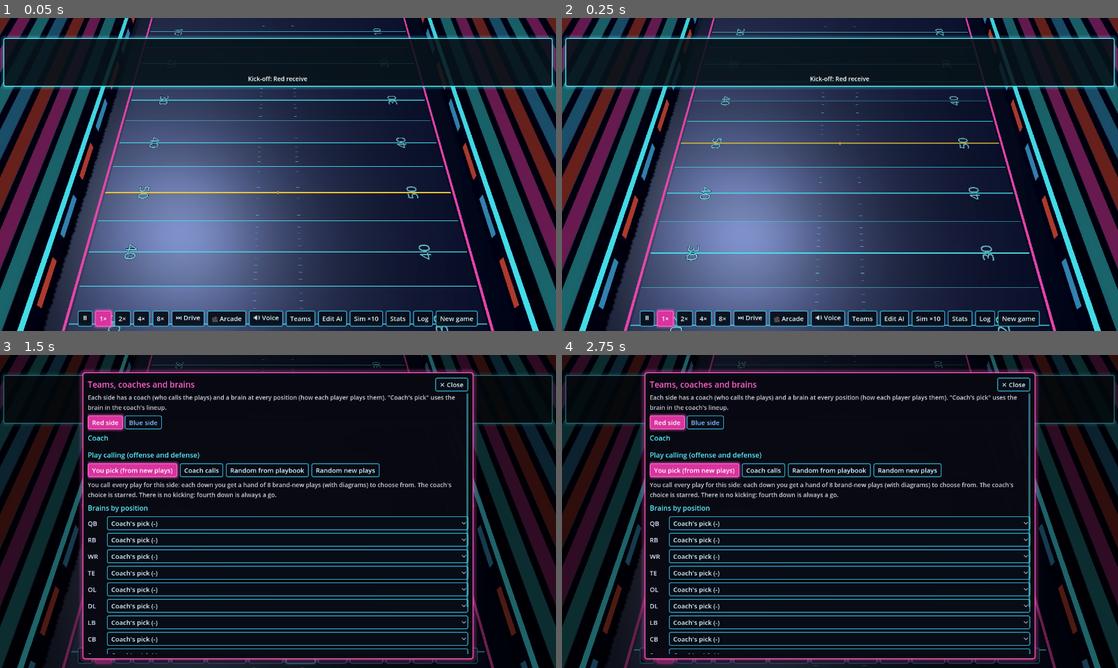
Above: before the commit, frames 1-4 (two rows, left to right).
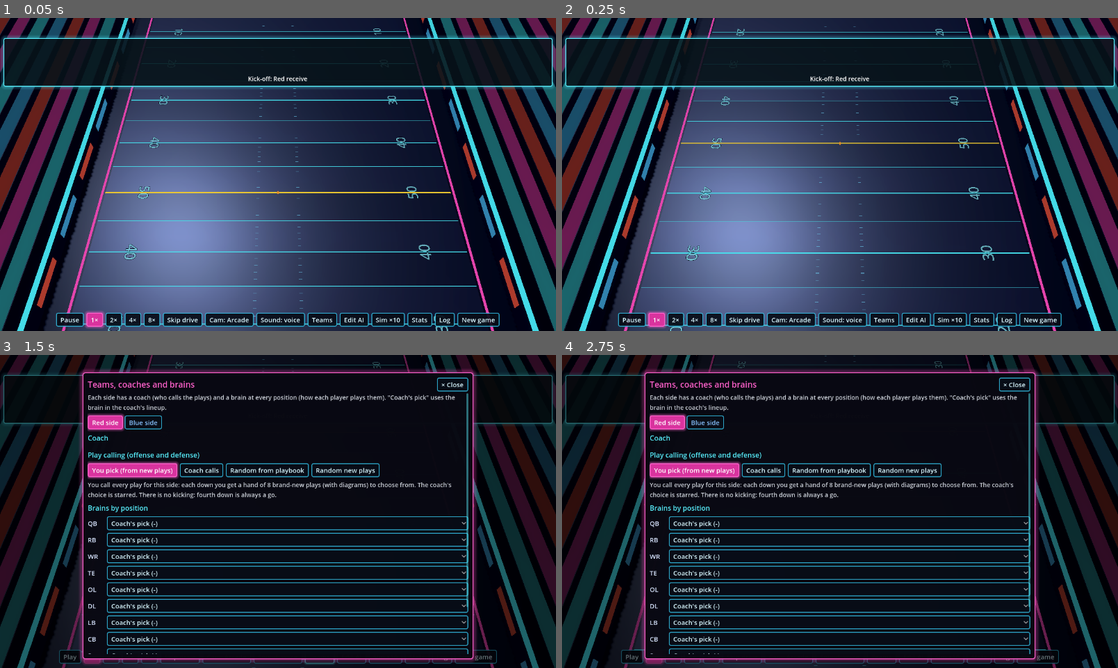
Above: after the commit, the same moments.

Repository: nathandunn/gridiron-bots
Game: Godot game, scene res://scenes/Main.tscn
Two runs of this game, one before a commit and one after it. Both use one fixed random seed, a clock stepped at 60 frames per second and the inputs below.
Inputs (mouse positions are in pixels of both pictures, inside the frame that each line leads up to):
- Up to frame 1 (0.05 s): no input
- Up to frame 2 (0.25 s): no input
- Up to frame 3 (1.5 s): click (72, 655) at 0.5 s, where only the run after the commit has a clickable "Pause"; click "Teams" at 1.25 s
- Up to frame 4 (2.75 s): click "Edit AI" at 2 s

The runs differ from the first frame. In frame 1, 2.4% of the frame differs, in the area x 10-90%, y 92-100%; in frame 2, 2.4%; in frame 3, 0.5%; in frame 4, 0.5%.
Error in both runs: Out of bounds get index '0' (on base: 'Array') (res://scripts/team.gd:14)

Commit message:
Coach's pick badge on the card; plain-text buttons (the web font has no emoji or symbols)
Co-Authored-By: Claude Opus 5.5 <noreply@anthropic.com>
Claude-Session: https://claude.ai/code/session_01HmE9FLbeVRN99oMBHaGgc2

Diff:
--- a/scripts/hud.gd
+++ b/scripts/hud.gd
@@ -201,7 +201,7 @@
 
 func show_state(g: Game) -> void:
 	for t in 2:
-		var ball := " 🏈" if g.poss == t and not g.over else ""
+		var ball := " «" if g.poss == t and not g.over else ""
 		var cn: String = (g.teams[t]["coach"] as Coach).name
 		_score[t].text = ("%s %d%s" % [cn, g.score[t], ball]) if t == 0 else ("%s%s %d" % [ball, cn, g.score[t]])
 	var s := maxi(int(g.clock), 0)
@@ -338,16 +338,16 @@
 	bar.add_theme_constant_override("h_separation", 6)
 	bar.add_theme_constant_override("v_separation", 6)
 	_root.add_child(bar)
-	_pause_btn = _button("⏸", func(): main.toggle_pause())
+	_pause_btn = _button("Pause", func(): main.toggle_pause())
 	bar.add_child(_pause_btn)
 	for s in [1.0, 2.0, 4.0, 8.0]:
 		var b := _button("%d×" % int(s), func(): main.set_speed(s), true)
 		_speed_btns[s] = b
 		bar.add_child(b)
-	bar.add_child(_button("⏭ Drive", func(): main.skip_drive()))
-	_view_btn = _button("🎥 Behind", func(): _view_btn.text = "🎥 " + main.next_view())
+	bar.add_child(_button("Skip drive", func(): main.skip_drive()))
+	_view_btn = _button("Cam: Behind", func(): _view_btn.text = "Cam: " + main.next_view())
 	bar.add_child(_view_btn)
-	_sound_btn = _button("🔊 Voice", func(): _sound_btn.text = main.next_sound())
+	_sound_btn = _button("Sound: voice", func(): _sound_btn.text = main.next_sound())
 	bar.add_child(_sound_btn)
 	bar.add_child(_button("Teams", func(): open_teams()))
 	bar.add_child(_button("Edit AI", func(): open_editor()))
@@ -364,11 +364,11 @@
 
 
 func mark_paused(p: bool) -> void:
-	_pause_btn.text = "▶" if p else "⏸"
+	_pause_btn.text = "Play" if p else "Pause"
 
 
 func mark_view(v: String) -> void:
-	_view_btn.text = "🎥 " + v
+	_view_btn.text = "Cam: " + v
 
 
 ## ---- overlays ------------------------------------------------------------------------------
@@ -406,7 +406,7 @@
 	var tl := _label(title, fs + 4, MAGENTA)
 	tl.size_flags_horizontal = Control.SIZE_EXPAND_FILL
 	head.add_child(tl)
-	head.add_child(_button("✕ Close", func(): close_overlay()))
+	head.add_child(_button("× Close", func(): close_overlay()))
 	var sc := DragScroll.new()
 	sc.size_flags_vertical = Control.SIZE_EXPAND_FILL
 	outer.add_child(sc)
@@ -513,7 +513,7 @@
 		var b := _button(e[0], func(): main.qlen = e[1]; open_teams(), true)
 		b.button_pressed = is_equal_approx(main.qlen, e[1])
 		qf.add_child(b)
-	var go := _button("▶ Kick off with these teams", func(): close_overlay(); main.new_game())
+	var go := _button("Start a game with these teams", func(): close_overlay(); main.new_game())
 	go.add_theme_font_size_override("font_size", fs + 2)
 	box.add_child(go)
 
@@ -554,7 +554,7 @@
 		if _ed_kind == "ai":
 			label = "%s · %s" % [(Library.brain(n) as Brain).group, n]
 		if Library.is_edited(_ed_kind, n):
-			label += " ✎"
+			label += " (edited)"
 		var b := _button(label, func(): _ed_name = n; open_editor(), true)
 		b.button_pressed = n == _ed_name
 		b.add_theme_font_size_override("font_size", fs - 2)
@@ -579,11 +579,11 @@
 	var row := HFlowContainer.new()
 	row.add_theme_constant_override("h_separation", 6)
 	box.add_child(row)
-	row.add_child(_button("✓ Check", func(): _lint_live(true)))
-	row.add_child(_button("💾 Save", func(): _save()))
-	row.add_child(_button("↺ Reset to shipped", func(): Library.reset(_ed_kind, _ed_name); open_editor()))
-	row.add_child(_button("⧉ Copy as new", func(): _copy_as_new()))
-	row.add_child(_button("▶ Save & play", func(): if _save(): close_overlay(); main.new_game()))
+	row.add_child(_button("Check", func(): _lint_live(true)))
+	row.add_child(_button("Save", func(): _save()))
+	row.add_child(_button("Reset to shipped", func(): Library.reset(_ed_kind, _ed_name); open_editor()))
+	row.add_child(_button("Copy as new", func(): _copy_as_new()))
+	row.add_child(_button("Save & play", func(): if _save(): close_overlay(); main.new_game()))
 	# the words
 	if _ed_kind == "play":
 		_section(box, "Play syntax")
@@ -688,11 +688,11 @@
 func _lint_live(loud := false) -> void:
 	var errs := Library.lint(_ed_kind, _ed_text.text)
 	if errs.is_empty():
-		_ed_status.text = "[color=#8f8]✓ Reads cleanly.[/color]" + ("" if not loud else " Save to use it.")
+		_ed_status.text = "[color=#8f8]Reads cleanly.[/color]" + ("" if not loud else " Save to use it.")
 	else:
 		var s := "[color=#f99]"
 		for e in errs.slice(0, 6):
-			s += "• " + e.replace("[", "(").replace("]", ")") + "\n"
+			s += "- " + e.replace("[", "(").replace("]", ")") + "\n"
 		_ed_status.text = s + "[/color]"
 
 
@@ -746,7 +746,7 @@
 			for k in ["off_text", "def_text"]:
 				if e.has(k):
 					var txt: String = e[k]
-					var b := _button("＋ Save %s play" % ("offense" if k == "off_text" else "defense"), func(): _save_generated(txt))
+					var b := _button("+ Save %s play" % ("offense" if k == "off_text" else "defense"), func(): _save_generated(txt))
 					b.add_theme_font_size_override("font_size", fs - 3)
 					row.add_child(b)
 
@@ -788,7 +788,7 @@
 	var coach_i := int(coach.get("index", -1))
 	var coach_name: String = ((g.teams[team]["coach"]) as Coach).name
 	if coach_i >= 0:
-		var cl := _label("★ Coach %s would call %s - the starred card is the closest in this hand." % [coach_name, String(coach.get("call", ""))], fs - 2, MAGENTA)
+		var cl := _label("COACH'S PICK: %s would call %s - the marked card is the closest in this hand." % [coach_name, String(coach.get("call", ""))], fs - 1, MAGENTA)
 		box.add_child(cl)
 		box.move_child(cl, grid.get_index())
 	for ci in hand.size():
@@ -822,7 +822,24 @@
 		d.mouse_filter = Control.MOUSE_FILTER_IGNORE
 		v.add_child(d)
 		d.setup(p)
-		var nl := _label(("★ " if ci == coach_i else "") + (("%s · %s" % [p.name, "run" if p.kind == "run" else "pass"]) if side == "offense" else p.name), fs - 2, MAGENTA if ci == coach_i else YELLOW)
+		if ci == coach_i:
+			var badge := _label("COACH'S PICK", fs - 2, Color(0.05, 0.02, 0.08))
+			badge.mouse_filter = Control.MOUSE_FILTER_IGNORE
+			badge.horizontal_alignment = HORIZONTAL_ALIGNMENT_CENTER
+			var bsb := StyleBoxFlat.new()
+			bsb.bg_color = MAGENTA
+			bsb.set_corner_radius_all(3)
+			bsb.set_content_margin_all(2)
+			badge.add_theme_stylebox_override("normal", bsb)
+			# over the top of the diagram, so the card keeps its size
+			badge.autowrap_mode = TextServer.AUTOWRAP_OFF
+			badge.size_flags_horizontal = Control.SIZE_SHRINK_BEGIN
+			badge.set_anchors_preset(Control.PRESET_TOP_LEFT)
+			badge.size = Vector2.ZERO
+			badge.position = Vector2(6, 6)
+			badge.z_index = 1
+			card.add_child.call_deferred(badge)
+		var nl := _label((("%s · %s" % [p.name, "run" if p.kind == "run" else "pass"]) if side == "offense" else p.name), fs - 2, MAGENTA if ci == coach_i else YELLOW)
 		nl.mouse_filter = Control.MOUSE_FILTER_IGNORE
 		nl.autowrap_mode = TextServer.AUTOWRAP_OFF
 		nl.clip_text = true
@@ -839,7 +856,7 @@
 	row.add_theme_constant_override("h_separation", 6)
 	row.add_theme_constant_override("v_separation", 6)
 	box.add_child(row)
-	row.add_child(_button("🎲 Deal new plays", func(): main.redeal(side)))
+	row.add_child(_button("Deal new plays", func(): main.redeal(side)))
 	box.add_child(_label("Yellow is the run, the blue line is the line of scrimmage. Defense: shaded zones, dashed lines for man coverage, pink arrows for blitzers.", fs - 3, Color(0.7, 0.74, 0.78)))
 
 
@@ -901,14 +918,14 @@
 	row.add_theme_constant_override("h_separation", 6)
 	box.add_child(row)
 	if mode == "quarter":
-		var go := _button("▶ Continue", func(): close_overlay(); main.resume_after_break())
+		var go := _button("Continue", func(): close_overlay(); main.resume_after_break())
 		go.add_theme_font_size_override("font_size", fs + 2)
 		row.add_child(go)
 		var stop := _button("Stop at quarter breaks", func(): main.stop_at_quarters = not main.stop_at_quarters, true)
 		stop.button_pressed = main.stop_at_quarters
 		row.add_child(stop)
 	if mode == "final":
-		row.add_child(_button("▶ Play again", func(): close_overlay(); main.new_game()))
+		row.add_child(_button("Play again", func(): close_overlay(); main.new_game()))
 		row.add_child(_button("Sim ×10 these teams", func(): close_overlay(); main.run_batch(10)))
 		_final_extras(box, g)
 
--- a/scripts/main.gd
+++ b/scripts/main.gd
@@ -471,7 +471,7 @@
 	announcer.voice = sound_mode == 0
 	if sound_mode != 0:
 		announcer.stop()
-	return ["🔊 Voice", "🔉 Sound", "🔇 Muted"][sound_mode]
+	return ["Sound: voice", "Sound: on", "Sound: off"][sound_mode]
 
 
 func resume_after_break() -> void:
